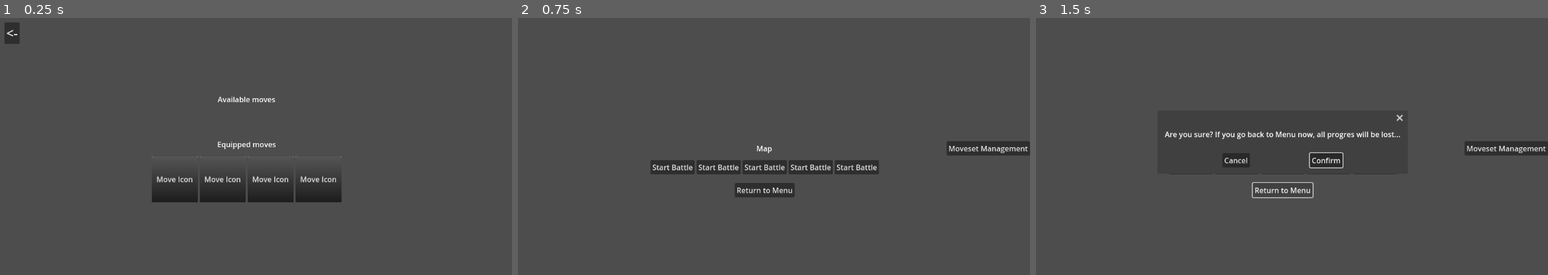
Above: before the commit, frames 1-3 (left to right).
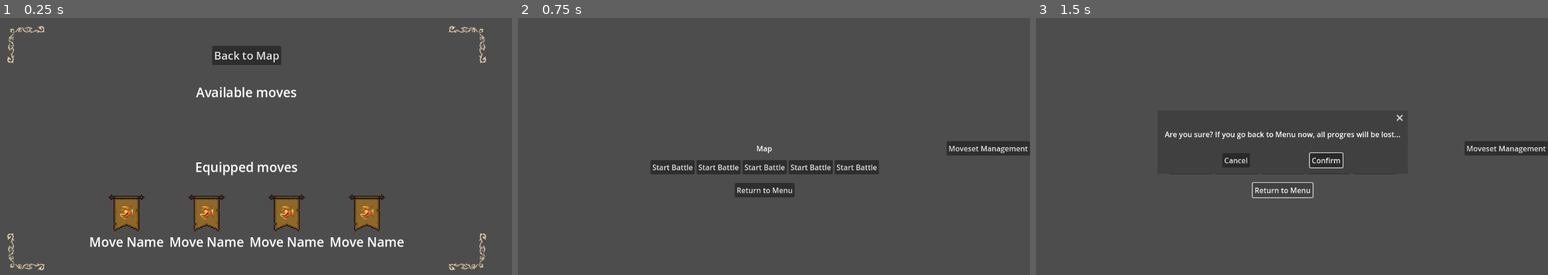
Above: after the commit, the same moments.

Repository: krickovix/turn-based-rpg
Game: Godot game, scene res://moveset_manager/moveset_manager.tscn
Two runs of this game, one before a commit and one after it. Both use one fixed random seed, a clock stepped at 60 frames per second and the inputs below. This scene is started directly instead of the project's main scene.
Inputs:
- Up to frame 1 (0.25 s): no input
- Up to frame 2 (0.75 s): click "<-" (after the commit: "Back to Map") at 0.5 s
- Up to frame 3 (1.5 s): click "Return to Menu" at 1.25 s

The runs differ from the first frame. In frame 1, 9.0% of the frame differs, in the area x 0-95%, y 1-99%; in frame 2, nothing differs; in frame 3, nothing differs.
Error before the commit: Invalid access to property or key 'equipped_move_ids' on a base object of type 'Nil'. (res://moveset_manager/moveset_manager.gd:28)
Error after the commit: Invalid access to property or key 'equipped_move_ids' on a base object of type 'Nil'. (res://moveset_manager/moveset_manager.gd:27)

Commit message:
Add move icons to moveset manager

Diff:
--- a/client/nordeus-turn-rpg/moveset_manager/move_card/move_card.gd
+++ b/client/nordeus-turn-rpg/moveset_manager/move_card/move_card.gd
@@ -1,19 +1,31 @@
-class_name MoveCard extends Button
+class_name MoveCard extends VBoxContainer
 
 const MOVE_CARD = preload("uid://yuvr8u8fwvs5")
+
+@onready var name_label: Label = $NameLabel
+@onready var icon_container: CenterContainer = $IconContainer
+@onready var icon_button: Button = $IconContainer/IconButton
+@onready var icon_texture: TextureRect = $IconContainer/IconTexture
 
 var move: Move
 static var selected_slot: MoveSlot
 
 func set_move(m: Move) -> void:
 	move = m
-	text = move.name
-	tooltip_text = move.description
+	name_label.text = move.name
+	icon_button.icon = m.icon
 
-func _on_pressed() -> void:
+func set_big() -> void:
+	icon_button.icon = move.icon_big
+	icon_texture.custom_minimum_size *= 2
+
+func _on_icon_button_pressed() -> void:
 	if get_parent() is MoveSlot:
+		if selected_slot and selected_slot != get_parent():
+			selected_slot.remove_modulate()
+
 		selected_slot = get_parent()
-		modulate = Color(0.875, 0.851, 0.4, 1.0)
+		icon_container.modulate = Color(0.471, 0.64, 1.0, 1.0)
 		return
 
 	if not selected_slot:
@@ -26,3 +38,11 @@
 		moveset_manager = moveset_manager.get_parent()
 	if moveset_manager: moveset_manager.refresh_pool()
 	selected_slot = null
+
+func _make_custom_tooltip(_for_text: String) -> Object:
+	var label := Label.new()
+	label.text = move.description
+	label.add_theme_font_size_override("font_size", 24)
+	label.custom_minimum_size = Vector2(280, 0)
+	label.autowrap_mode = TextServer.AUTOWRAP_WORD_SMART
+	return label
--- a/client/nordeus-turn-rpg/moveset_manager/move_card/move_card.tscn
+++ b/client/nordeus-turn-rpg/moveset_manager/move_card/move_card.tscn
@@ -1,13 +1,57 @@
-[gd_scene load_steps=2 format=3 uid="uid://yuvr8u8fwvs5"]
+[gd_scene load_steps=4 format=3 uid="uid://yuvr8u8fwvs5"]
 
 [ext_resource type="Script" uid="uid://bs34fi11c6f32" path="res://moveset_manager/move_card/move_card.gd" id="1_4ge3h"]
+[ext_resource type="Texture2D" uid="uid://3doh2y0tqngl" path="res://assets/move_card_background/move_card_background_dark.png" id="2_qj315"]
+[ext_resource type="Texture2D" uid="uid://bdgduca8ujjtp" path="res://assets/sprites/moves/32x32/arcane_surge.png" id="2_ypmei"]
 
-[node name="MoveCard" type="Button"]
+[node name="MoveCard" type="VBoxContainer"]
 custom_minimum_size = Vector2(100, 100)
-offset_right = 8.0
-offset_bottom = 8.0
+anchors_preset = 8
+anchor_left = 0.5
+anchor_top = 0.5
+anchor_right = 0.5
+anchor_bottom = 0.5
+offset_left = -180.5
+offset_top = -216.5
+offset_right = 180.5
+offset_bottom = 216.5
+grow_horizontal = 2
+grow_vertical = 2
 tooltip_text = "Move Description"
-text = "Move Icon"
 script = ExtResource("1_4ge3h")
 
-[connection signal="pressed" from="." to="." method="_on_pressed"]
+[node name="IconContainer" type="CenterContainer" parent="."]
+layout_mode = 2
+size_flags_horizontal = 4
+size_flags_vertical = 4
+
+[node name="IconTexture" type="TextureRect" parent="IconContainer"]
+custom_minimum_size = Vector2(80, 80)
+layout_mode = 2
+texture = ExtResource("2_qj315")
+expand_mode = 3
+
+[node name="IconButton" type="Button" parent="IconContainer"]
+z_index = 1
+layout_mode = 2
+size_flags_horizontal = 4
+size_flags_vertical = 4
+focus_mode = 0
+mouse_filter = 1
+theme_override_constants/outline_size = 0
+theme_override_font_sizes/font_size = 24
+icon = ExtResource("2_ypmei")
+flat = true
+icon_alignment = 1
+
+[node name="NameLabel" type="Label" parent="."]
+z_index = 1
+layout_mode = 2
+theme_override_colors/font_shadow_color = Color(1, 0, 1, 0)
+theme_override_constants/shadow_offset_y = 8
+theme_override_constants/shadow_outline_size = 10
+theme_override_font_sizes/font_size = 28
+text = "Move Name"
+horizontal_alignment = 1
+
+[connection signal="pressed" from="IconContainer/IconButton" to="." method="_on_icon_button_pressed"]
--- a/client/nordeus-turn-rpg/moveset_manager/move_slot/move_slot.gd
+++ b/client/nordeus-turn-rpg/moveset_manager/move_slot/move_slot.gd
@@ -12,10 +12,15 @@
 	_remove_card()
 
 	var card: MoveCard = MOVE_CARD.instantiate()
+	add_child(card)
 	card.set_move(move)
-	add_child(card)
 
 	RunState.hero.swap_equipped(slot_index, move.id)
+
+func remove_modulate():
+	for child in get_children():
+			if child is MoveCard:
+				child.icon_container.modulate = Color.WHITE
 
 func _remove_card():
 	for child in get_children():
--- a/client/nordeus-turn-rpg/moveset_manager/move_slot/move_slot.tscn
+++ b/client/nordeus-turn-rpg/moveset_manager/move_slot/move_slot.tscn
@@ -1,17 +1,7 @@
-[gd_scene load_steps=5 format=3 uid="uid://dlelbkm8bqmh"]
+[gd_scene load_steps=3 format=3 uid="uid://dlelbkm8bqmh"]
 
 [ext_resource type="Script" uid="uid://c3cqmfqwhthb6" path="res://moveset_manager/move_slot/move_slot.gd" id="1_me0d4"]
 [ext_resource type="PackedScene" uid="uid://yuvr8u8fwvs5" path="res://moveset_manager/move_card/move_card.tscn" id="2_u1tir"]
-
-[sub_resource type="Gradient" id="Gradient_frwvm"]
-colors = PackedColorArray(0, 0, 0, 0.54901963, 1, 1, 1, 0.54901963)
-
-[sub_resource type="GradientTexture2D" id="GradientTexture2D_me0d4"]
-gradient = SubResource("Gradient_frwvm")
-width = 100
-height = 100
-fill_from = Vector2(0, 1)
-fill_to = Vector2(0, 0)
 
 [node name="MoveSlot" type="CenterContainer"]
 custom_minimum_size = Vector2(100, 100)
@@ -24,11 +14,6 @@
 grow_vertical = 2
 script = ExtResource("1_me0d4")
 
-[node name="TextureRect" type="TextureRect" parent="."]
-z_index = -1
-layout_mode = 2
-texture = SubResource("GradientTexture2D_me0d4")
-
 [node name="MoveCard" parent="." instance=ExtResource("2_u1tir")]
 layout_mode = 2
 mouse_filter = 1
--- a/client/nordeus-turn-rpg/moveset_manager/moveset_manager.gd
+++ b/client/nordeus-turn-rpg/moveset_manager/moveset_manager.gd
@@ -18,7 +18,6 @@
 var selected_equipped_index: int = -1
 
 func _ready() -> void:
-	print("HERE")
 	for i in range(equipped_slots.size()):
 		equipped_slots[i].slot_index = i
 	_populate_equipped_slots()
@@ -38,9 +37,9 @@
 	for move_id in RunState.hero.move_ids:
 		var move = RunState.get_move_from_id(move_id)
 		var card = MOVE_CARD.instantiate()
+		available_slots_container.add_child(card)
 		card.set_move(move)
-		card.disabled = move_id in RunState.hero.equipped_move_ids
-		available_slots_container.add_child(card)
+		card.icon_button.disabled = move_id in RunState.hero.equipped_move_ids
 
 func _on_back_button_pressed() -> void:
 	get_tree().change_scene_to_file(MAP_PATH)
--- a/client/nordeus-turn-rpg/moveset_manager/moveset_manager.tscn
+++ b/client/nordeus-turn-rpg/moveset_manager/moveset_manager.tscn
@@ -1,9 +1,10 @@
-[gd_scene load_steps=4 format=3 uid="uid://bd75djkar54qb"]
+[gd_scene load_steps=5 format=3 uid="uid://bd75djkar54qb"]
 
 [ext_resource type="Script" uid="uid://cpa3lmai6kj73" path="res://moveset_manager/moveset_manager.gd" id="1_7os1y"]
 [ext_resource type="PackedScene" uid="uid://dlelbkm8bqmh" path="res://moveset_manager/move_slot/move_slot.tscn" id="2_teuqa"]
+[ext_resource type="Texture2D" uid="uid://bwkqanl75j10d" path="res://assets/borders/corner-1.png" id="2_wjlew"]
 
-[sub_resource type="StyleBoxEmpty" id="StyleBoxEmpty_g567r"]
+[sub_resource type="StyleBoxEmpty" id="StyleBoxEmpty_ccn5v"]
 
 [node name="MovesetManager" type="Control"]
 layout_mode = 3
@@ -14,17 +15,55 @@
 grow_vertical = 2
 script = ExtResource("1_7os1y")
 
-[node name="MarginContainer" type="MarginContainer" parent="."]
-layout_mode = 0
-offset_right = 40.0
-offset_bottom = 40.0
+[node name="OrnamentContainer" type="MarginContainer" parent="."]
+layout_mode = 1
+anchors_preset = 15
+anchor_right = 1.0
+anchor_bottom = 1.0
+grow_horizontal = 2
+grow_vertical = 2
 theme_override_constants/margin_left = 50
 theme_override_constants/margin_top = 50
+theme_override_constants/margin_right = 50
+theme_override_constants/margin_bottom = 50
 
-[node name="BackButton" type="Button" parent="MarginContainer"]
+[node name="VBoxContainer" type="VBoxContainer" parent="OrnamentContainer"]
 layout_mode = 2
-theme_override_font_sizes/font_size = 28
-text = "<-"
+
+[node name="HBoxContainer" type="HBoxContainer" parent="OrnamentContainer/VBoxContainer"]
+layout_mode = 2
+
+[node name="TextureRect" type="TextureRect" parent="OrnamentContainer/VBoxContainer/HBoxContainer"]
+layout_mode = 2
+size_flags_horizontal = 2
+texture = ExtResource("2_wjlew")
+stretch_mode = 2
+flip_h = true
+
+[node name="TextureRect2" type="TextureRect" parent="OrnamentContainer/VBoxContainer/HBoxContainer"]
+layout_mode = 2
+size_flags_horizontal = 10
+texture = ExtResource("2_wjlew")
+stretch_mode = 2
+
+[node name="HBoxContainer2" type="HBoxContainer" parent="OrnamentContainer/VBoxContainer"]
+layout_mode = 2
+size_flags_vertical = 10
+
+[node name="TextureRect" type="TextureRect" parent="OrnamentContainer/VBoxContainer/HBoxContainer2"]
+layout_mode = 2
+size_flags_horizontal = 2
+texture = ExtResource("2_wjlew")
+stretch_mode = 2
+flip_h = true
+flip_v = true
+
+[node name="TextureRect2" type="TextureRect" parent="OrnamentContainer/VBoxContainer/HBoxContainer2"]
+layout_mode = 2
+size_flags_horizontal = 10
+texture = ExtResource("2_wjlew")
+stretch_mode = 2
+flip_v = true
 
 [node name="VBoxContainer" type="VBoxContainer" parent="."]
 layout_mode = 1
@@ -39,30 +78,42 @@
 offset_bottom = 20.0
 grow_horizontal = 2
 grow_vertical = 2
-theme_override_constants/separation = 15
+theme_override_constants/separation = 40
+
+[node name="BackButton" type="Button" parent="VBoxContainer"]
+layout_mode = 2
+size_flags_horizontal = 4
+size_flags_vertical = 2
+theme_override_font_sizes/font_size = 24
+text = "Back to Map"
 
 [node name="AvailableMovesLabel" type="Label" parent="VBoxContainer"]
 layout_mode = 2
+theme_override_font_sizes/font_size = 28
 text = "Available moves"
 horizontal_alignment = 1
 
 [node name="AvailableSlotsContainer" type="GridContainer" parent="VBoxContainer"]
 layout_mode = 2
-columns = 5
+size_flags_horizontal = 4
+theme_override_constants/h_separation = 12
+theme_override_constants/v_separation = 12
+columns = 6
 
 [node name="HSeparator" type="HSeparator" parent="VBoxContainer"]
 layout_mode = 2
-theme_override_constants/separation = 30
-theme_override_styles/separator = SubResource("StyleBoxEmpty_g567r")
+theme_override_styles/separator = SubResource("StyleBoxEmpty_ccn5v")
 
 [node name="EquippedMovesLabel" type="Label" parent="VBoxContainer"]
 layout_mode = 2
+theme_override_font_sizes/font_size = 28
 text = "Equipped moves"
 horizontal_alignment = 1
 
 [node name="EquippedSlotsContainer" type="HBoxContainer" parent="VBoxContainer"]
 layout_mode = 2
 size_flags_horizontal = 4
+theme_override_constants/separation = 12
 
 [node name="MoveSlot" parent="VBoxContainer/EquippedSlotsContainer" instance=ExtResource("2_teuqa")]
 layout_mode = 2
@@ -76,4 +127,4 @@
 [node name="MoveSlot4" parent="VBoxContainer/EquippedSlotsContainer" instance=ExtResource("2_teuqa")]
 layout_mode = 2
 
-[connection signal="pressed" from="MarginContainer/BackButton" to="." method="_on_back_button_pressed"]
+[connection signal="pressed" from="VBoxContainer/BackButton" to="." method="_on_back_button_pressed"]
